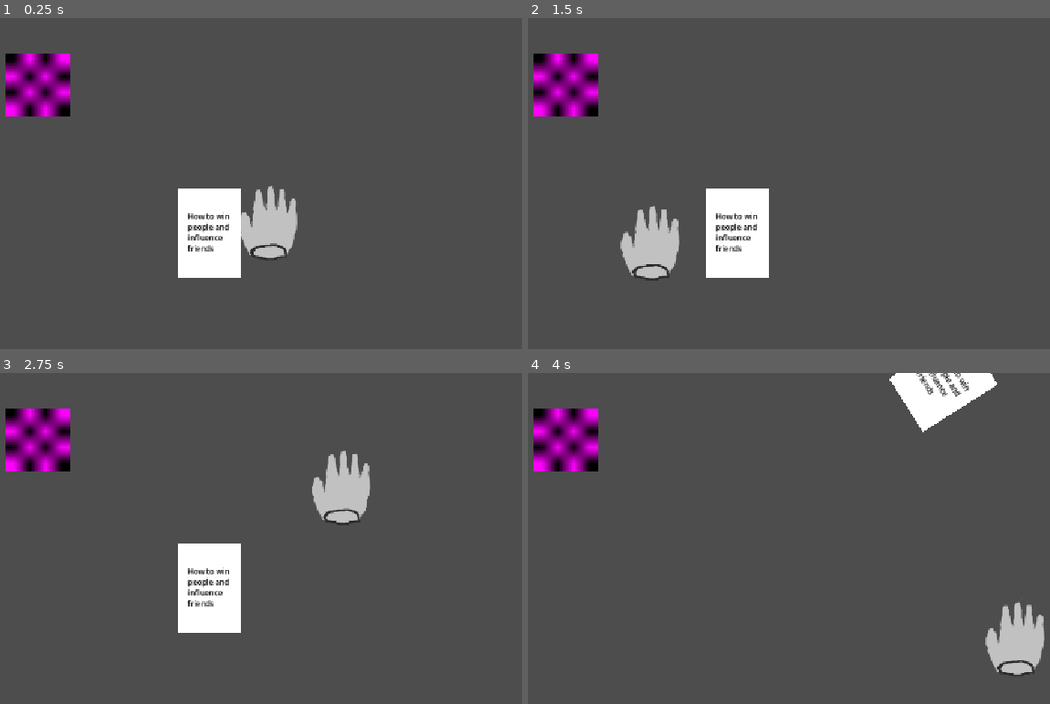
Above: before the commit, frames 1-4 (two rows, left to right).
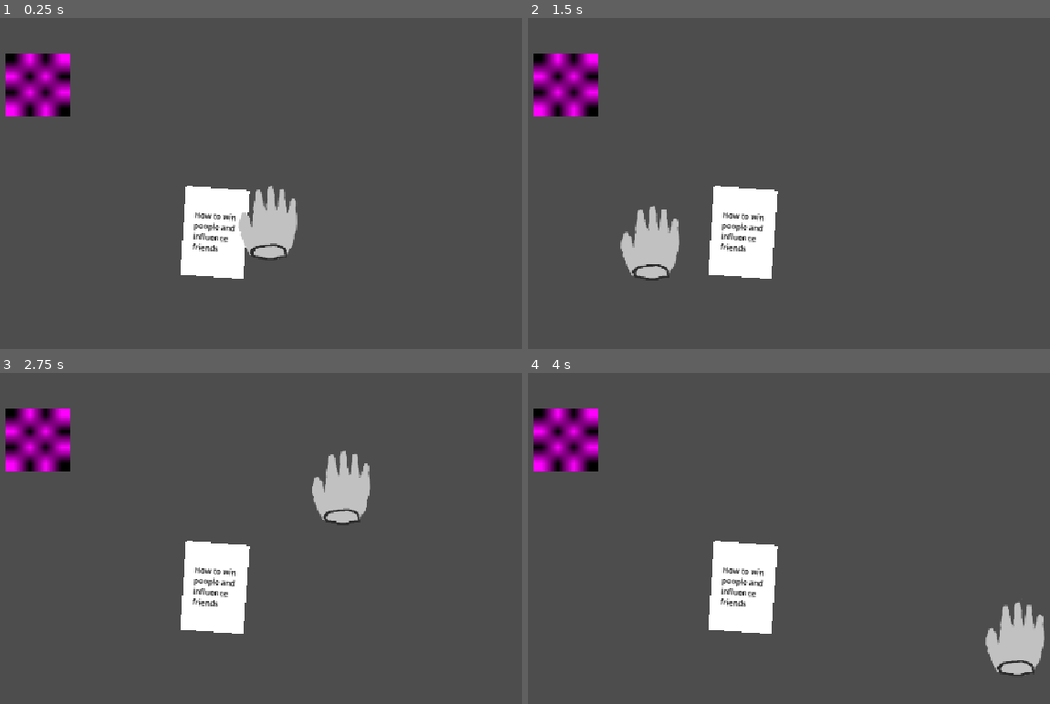
Above: after the commit, the same moments.

Repository: tom-frantz/gmtk-2026
Game: Godot game, scene res://scenes/minigames/minigame_alarm_clock.tscn
The game is run twice, just before and just after one commit, with the same random seed, the same clock (stepped at 60 frames per second) and the same inputs.
Inputs (mouse positions are in pixels of both pictures, inside the frame that each line leads up to):
- Up to frame 1 (0.25 s): no input
- Up to frame 2 (1.5 s): tap Enter at 0.5 s; move the mouse to (961, 203) at 0.52 s; click (961, 203) at 0.67 s; tap Space at 1.25 s; move the mouse to (653, 243) at 1.27 s; click (653, 243) at 1.42 s
- Up to frame 3 (2.75 s): tap Enter at 2 s; move the mouse to (344, 488) at 2.02 s; click (344, 488) at 2.17 s
- Up to frame 4 (4 s): tap Space at 2.75 s; move the mouse to (762, 660) at 2.77 s; click (762, 660) at 2.92 s; tap Enter at 3.5 s; move the mouse to (1018, 641) at 3.52 s; click (1018, 641) at 3.67 s

The runs differ from the first frame. In frame 1, 1.0% of the frame differs, in the area x 34-48%, y 50-79%; in frame 2, 1.1%; in frame 3, 1.1%; in frame 4, 5.3%, in the area x 34-90%, y 0-79%.

Commit message:
feet: add hand2 to alarmclock minigame

Diff:
--- a/scenes/minigames/minigame_alarm_clock.tscn
+++ b/scenes/minigames/minigame_alarm_clock.tscn
@@ -1,35 +1,37 @@
 [gd_scene format=3 uid="uid://cemsrqn8m8s70"]
 
-[ext_resource type="PackedScene" uid="uid://bjjtq2vw6hbve" path="res://Book.tscn" id="1_8rhwm"]
-[ext_resource type="PackedScene" uid="uid://xkt3hqqum811" path="res://scenes/common/hand.tscn" id="1_wbkop"]
+[ext_resource type="PackedScene" uid="uid://bjjtq2vw6hbve" path="res://scenes/common/book.tscn" id="1_8rhwm"]
 [ext_resource type="PackedScene" uid="uid://cko3vempsnu2i" path="res://scenes/common/clock.tscn" id="2_1sq20"]
+[ext_resource type="PackedScene" uid="uid://efyqukual3b" path="res://scenes/common/hand2.tscn" id="3_8rhwm"]
 
-[sub_resource type="RectangleShape2D" id="RectangleShape2D_1sq20"]
-size = Vector2(100000, 100000)
+[sub_resource type="RectangleShape2D" id="RectangleShape2D_us37y"]
+size = Vector2(10000, 10000)
 
-[sub_resource type="PhysicsMaterial" id="PhysicsMaterial_8rhwm"]
-rough = true
+[sub_resource type="PhysicsMaterial" id="PhysicsMaterial_ofet3"]
+bounce = 1000.0
+absorbent = true
 
-[node name="Node2D" type="Node2D" unique_id=231153001]
+[node name="Node2D" type="Node2D" unique_id=1979693152]
 
-[node name="Area2D" type="Area2D" parent="." unique_id=1640685590]
+[node name="Area2D" type="Area2D" parent="." unique_id=129053221]
+monitorable = false
+priority = 1
 gravity_space_override = 3
+gravity_point = true
 gravity_point_center = Vector2(0, 0)
 gravity_direction = Vector2(0, 0)
 gravity = 0.0
+linear_damp_space_override = 3
+linear_damp = 10.0
 
 [node name="CollisionShape2D" type="CollisionShape2D" parent="Area2D" unique_id=424607036]
-shape = SubResource("RectangleShape2D_1sq20")
-
-[node name="Hand" parent="." unique_id=313986736 instance=ExtResource("1_wbkop")]
-position = Vector2(367, 189)
-slide_on_ceiling = false
+shape = SubResource("RectangleShape2D_us37y")
 
 [node name="Clock" parent="." unique_id=270724650 instance=ExtResource("2_1sq20")]
 position = Vector2(208, 105)
-linear_damp = 57.14
-angular_damp = 29.492
+physics_material_override = SubResource("PhysicsMaterial_ofet3")
 
 [node name="Book" parent="." unique_id=1816116435 instance=ExtResource("1_8rhwm")]
 position = Vector2(500, 339)
-physics_material_override = SubResource("PhysicsMaterial_8rhwm")
+
+[node name="Hand2" parent="." unique_id=313986736 instance=ExtResource("3_8rhwm")]
